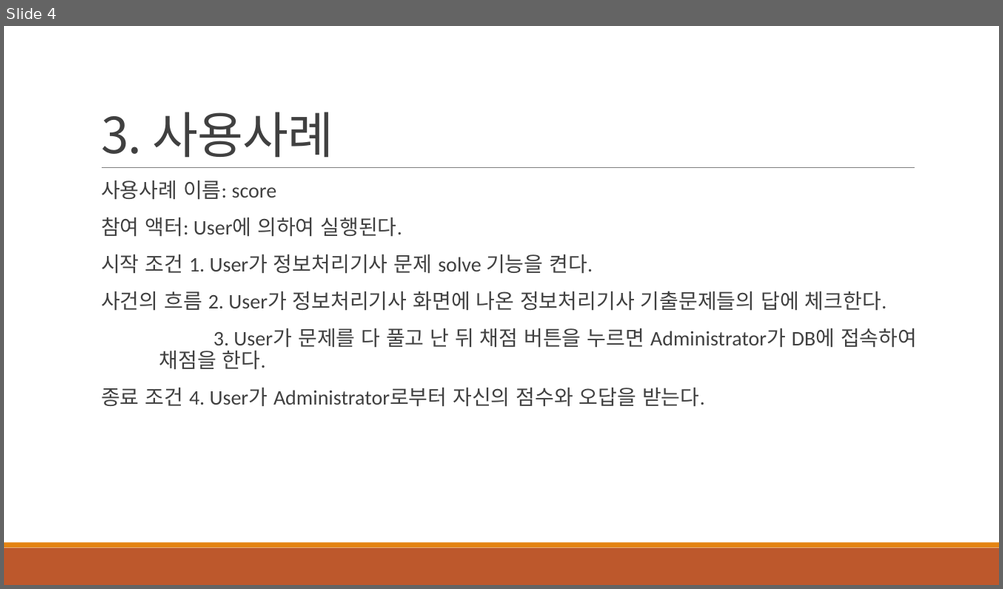
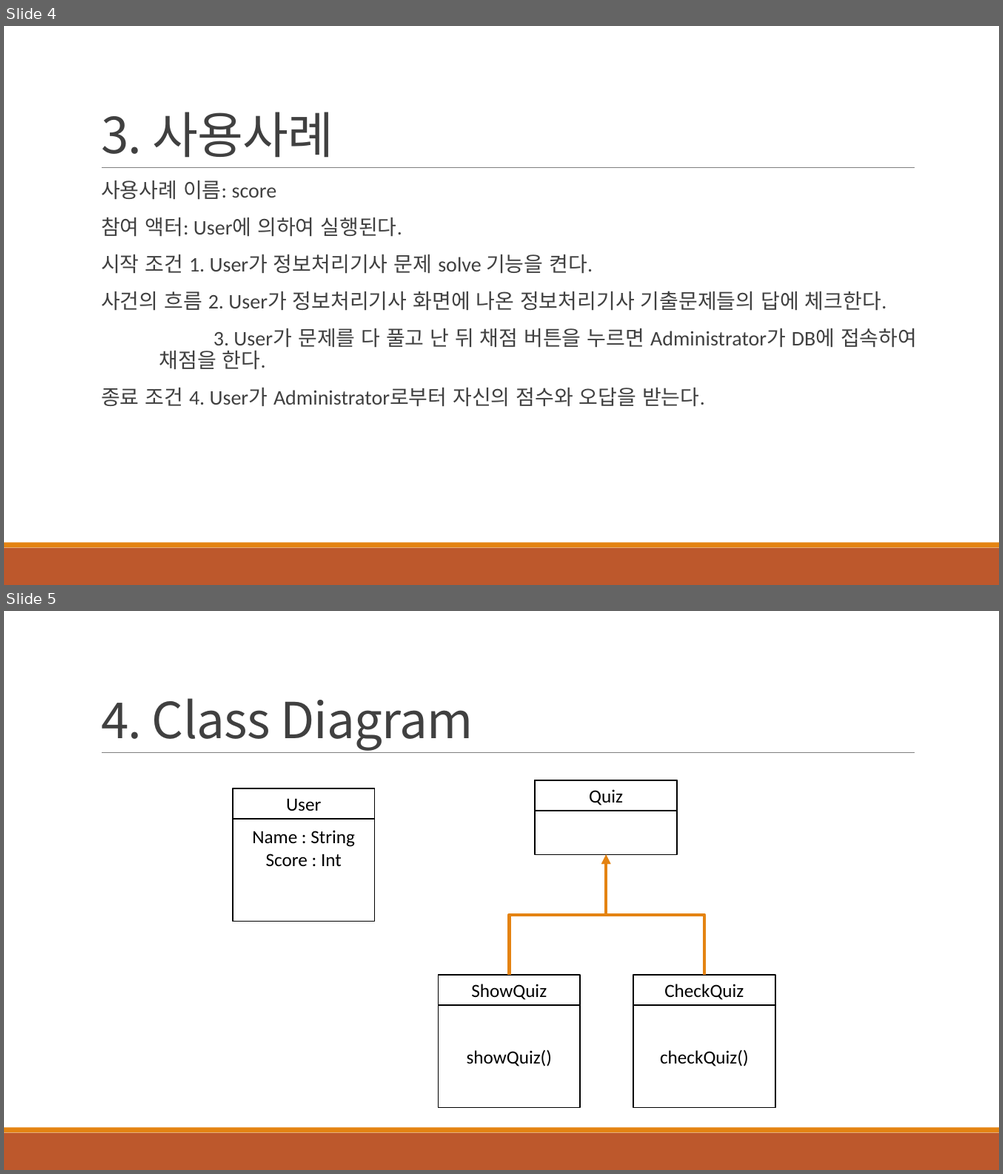
Before and after one commit to choisinho/software_gonghak, a slide deck: 팀 만드로이드_유즈케이스 다이어그램.pptx. Shown one above the other, each under a label of ours: slide 4 before the commit, slides 4 and 5 after it. The pictures are 1003x589 and 1003x1174 pixels, drawn with LibreOffice and Linux fonts; fonts in the diff are those of the drawing. Boxes give left, top, right and bottom in pixels: in the first picture for what was removed or moved away, otherwise in the second. Text is boxed around its words. In the diff, an @@ line names an element or a change of style, - is before the commit and + after.

```diff
--- a/팀 만드로이드_유즈케이스 다이어그램.pptx
+++ b/팀 만드로이드_유즈케이스 다이어그램.pptx
@@ slide 5 added at (4, 611, 999, 1170), background #FFFFFF; not listed: 3 template elements that a slide beside it also shows @@
@@ title added at (101, 698, 472, 751), 48 pt, text #404040 @@
+4. Class Diagram
@@ group added at (233, 780, 775, 1108): 8 rectangles, 2 elbow arrows @@
+Name : String
+Score : Int
+User
+Quiz
+ShowQuiz
+CheckQuiz
+showQuiz()
+checkQuiz()
```
Also in this commit, not shown: 2 slides changed, 2 other slides added, 1 other file.
